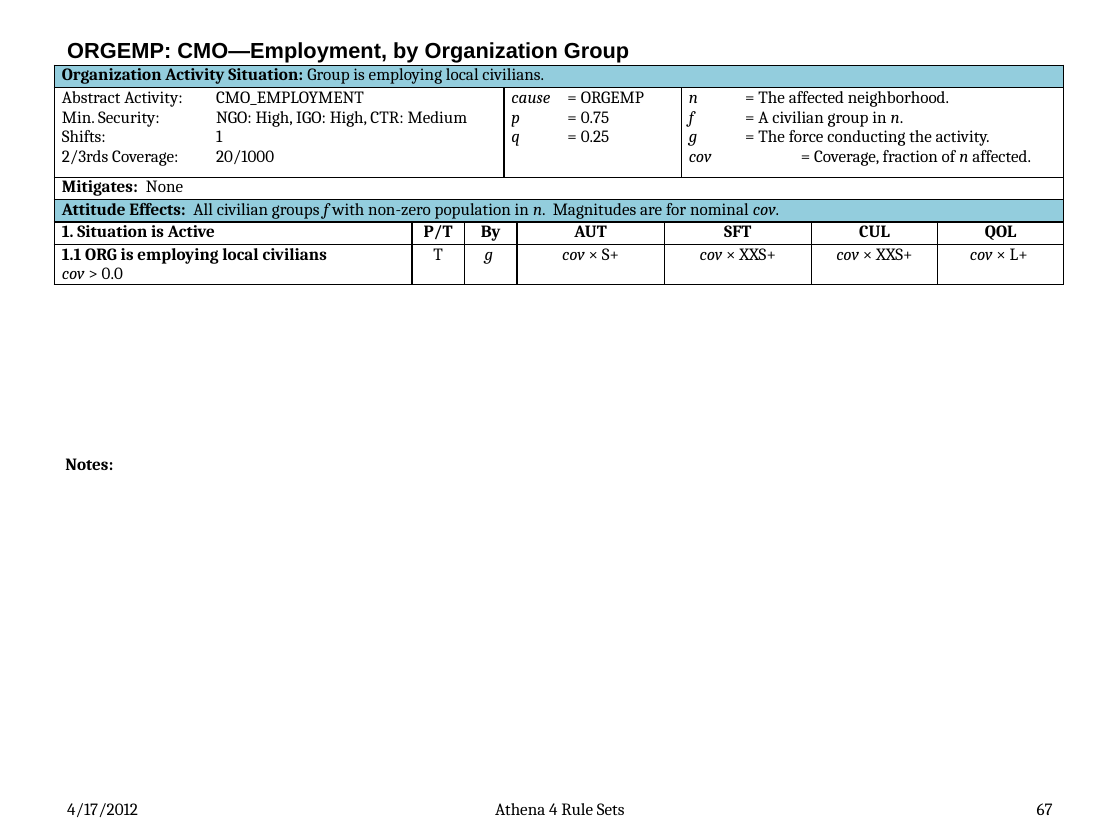
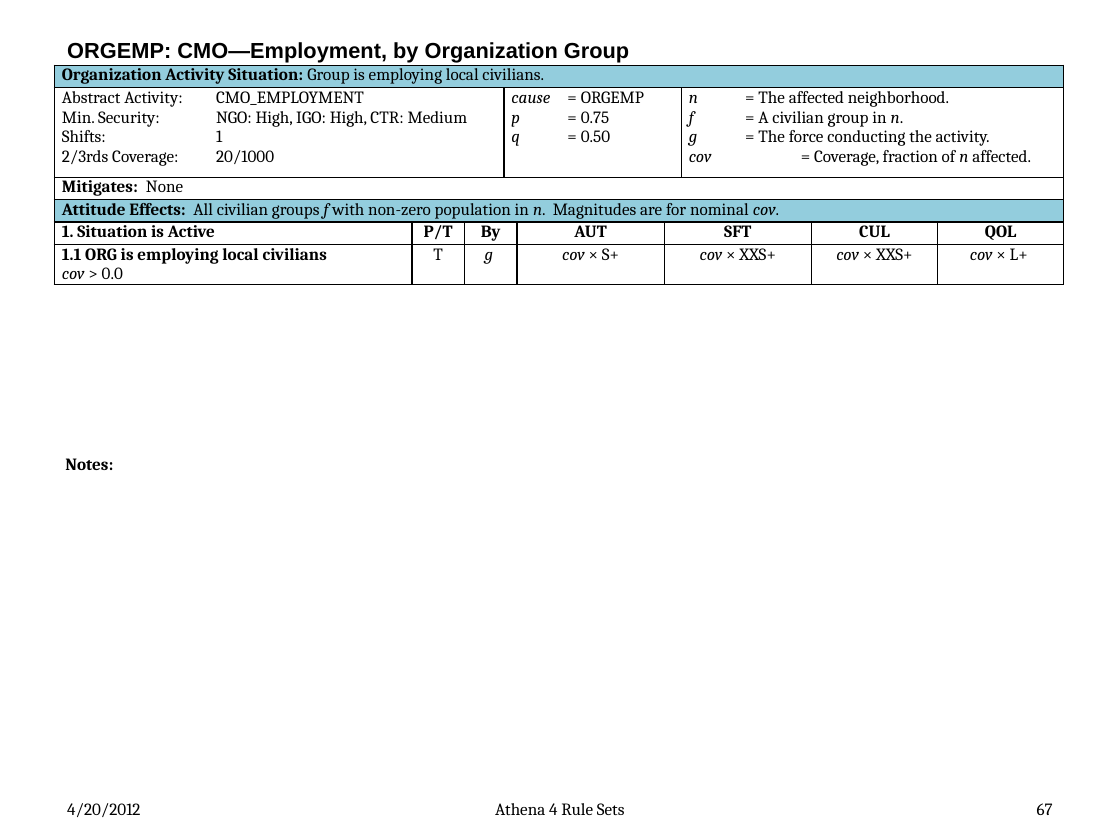
Before and after one commit to AthenaModel/athena-legacy, a slide deck: slide 67 of docs/dev/rules.pptx. Drawn at 1120x840 pixels with LibreOffice and Linux fonts; fonts in the diff are those of the drawing. Boxes give left, top, right and bottom in pixels: in the first picture for what was removed or moved away, otherwise in the second. Text is boxed around its words. In the diff, an @@ line names an element or a change of style, - is before the commit and + after.

```diff
--- a/docs/dev/rules.pptx
+++ b/docs/dev/rules.pptx
@@ table at [54,65,1063,286] @@
-row 2, column 4: cause = ORGEMP / p = 0.75 / q = 0.25
+row 2, column 4: cause = ORGEMP / p = 0.75 / q = 0.50
@@ text at [67,803,140,817]: text changed @@
-4/17/2012
+4/20/2012
```
Also in this commit, not shown: 75 other slides changed, 52 other files.
